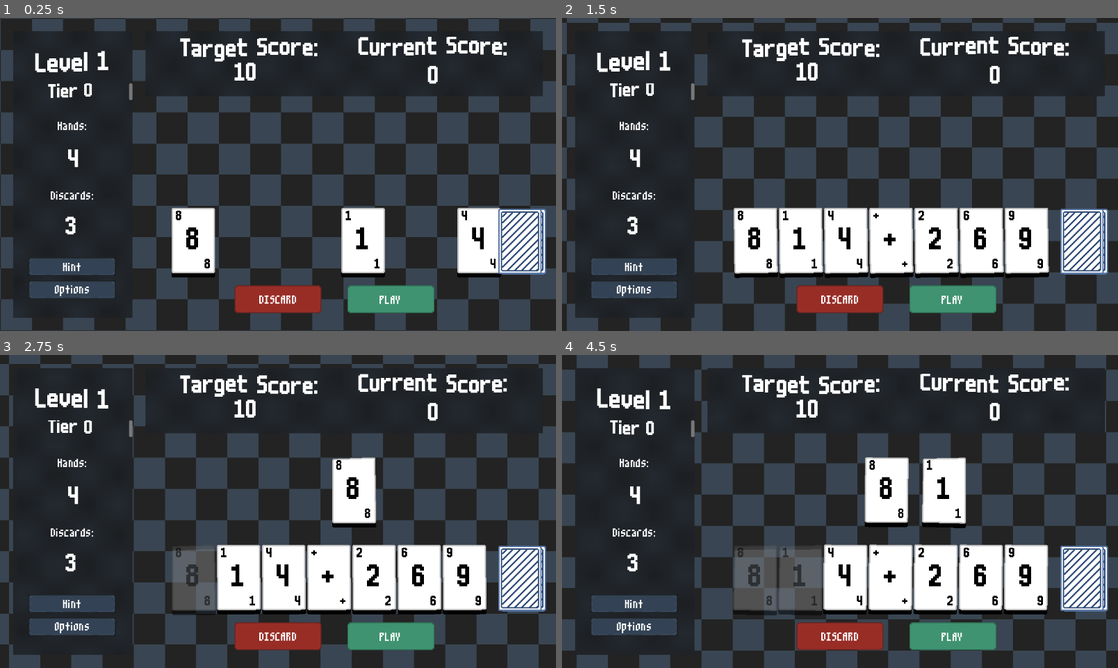
Above: before the commit, frames 1-4 (two rows, left to right).
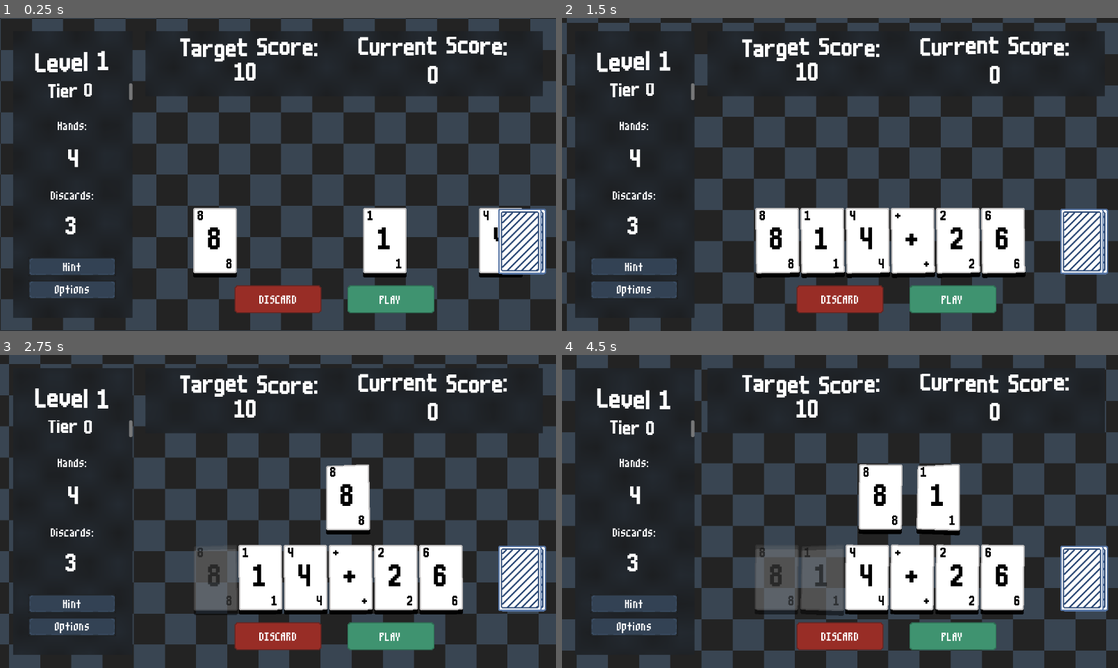
Above: after the commit, the same moments.

Repository: hd2802/stack-demon
Game: Godot game, scene res://_Scenes/LevelRunner/level_runner.tscn
The game is run twice, just before and just after one commit, with the same random seed, the same clock (stepped at 60 frames per second) and the same inputs. This scene is started directly instead of the project's main scene.
Inputs (mouse positions are in pixels of both pictures, inside the frame that each line leads up to; where the layout moved, square brackets give the same spot in the first picture):
- Up to frame 1 (0.25 s): no input
- Up to frame 2 (1.5 s): click "PLAY" at 0.5 s; click "PLAY" at 1.25 s
- Up to frame 3 (2.75 s): click (216, 577) [194, 577] at 2 s
- Up to frame 4 (4.5 s): click (756, 577) at 2.77 s; click (778, 577) at 3.52 s; click (801, 577) at 4.27 s

The runs differ from the first frame. In frame 1, 5.0% of the frame differs, in the area x 30-94%, y 60-83%; in frame 2, 5.1%; in frame 3, 6.6%; in frame 4, 7.7%, in the area x 30-88%, y 32-84%.

Commit message:
feat: add structure for special cards and modifiers

Diff:
--- /dev/null
+++ b/CustomResources/modifier.gd
@@ -0,0 +1 @@
+extends Resource
--- /dev/null
+++ b/CustomResources/special_card.gd
@@ -0,0 +1 @@
+extends Resource
--- a/_Scenes/Level/level.tscn
+++ b/_Scenes/Level/level.tscn
@@ -107,18 +107,18 @@
 [node name="Hand" type="HBoxContainer" parent="PlayArea"]
 layout_direction = 2
 layout_mode = 1
-offset_left = 60.0
+offset_left = 110.0
 offset_top = 250.0
-offset_right = 760.0
+offset_right = 710.0
 offset_bottom = 400.0
 size_flags_horizontal = 0
 
 [node name="EvaluationZone" type="HBoxContainer" parent="PlayArea"]
 layout_mode = 0
-offset_left = 229.0
-offset_top = 49.0
-offset_right = 729.0
-offset_bottom = 199.0
+offset_left = 215.0
+offset_top = 65.0
+offset_right = 715.0
+offset_bottom = 215.0
 theme_override_constants/separation = 32
 alignment = 1
 
@@ -278,6 +278,13 @@
 position = Vector2(64, 79)
 texture = ExtResource("12_rl1kb")
 
+[node name="ModifierContainer" type="VBoxContainer" parent="."]
+offset_left = 326.0
+offset_top = 195.0
+offset_right = 406.0
+offset_bottom = 515.0
+theme_override_constants/separation = 16
+
 [connection signal="scored" from="PlayArea" to="." method="_on_play_area_scored"]
 [connection signal="pressed" from="PlayCardButton" to="PlayArea" method="_on_play_card_button_pressed"]
 [connection signal="pressed" from="DiscardButton" to="PlayArea" method="_on_discard_button_pressed"]
--- a/_Scenes/Shop/shop.tscn
+++ b/_Scenes/Shop/shop.tscn
@@ -1,17 +1,31 @@
-[gd_scene load_steps=5 format=3 uid="uid://cq85swbj7uyim"]
+[gd_scene load_steps=8 format=3 uid="uid://cq85swbj7uyim"]
 
-[ext_resource type="Shader" uid="uid://dsrjx5fwwsmio" path="res://Resources/Shaders/goopy.gdshader" id="1_dehce"]
 [ext_resource type="Script" uid="uid://dsdvaq2rowt4p" path="res://_Scripts/Shop/shop.gd" id="1_lr4xu"]
 [ext_resource type="Theme" uid="uid://engys5p3iknv" path="res://Resources/Themes/label.tres" id="2_nd2u3"]
+[ext_resource type="Shader" uid="uid://btvii1n8uj1ap" path="res://Resources/Shaders/swirl.gdshader" id="2_yg0q2"]
+[ext_resource type="Shader" uid="uid://dh00vr0itc8wv" path="res://Resources/Shaders/blur.gdshader" id="3_o5jc3"]
+[ext_resource type="Theme" uid="uid://de0d88t3bbp3w" path="res://Resources/Themes/stack.tres" id="5_o5jc3"]
 
-[sub_resource type="ShaderMaterial" id="ShaderMaterial_nd2u3"]
-shader = ExtResource("1_dehce")
-shader_parameter/size = 25.0
-shader_parameter/color1 = Color(0.331019, 0.331019, 0.331019, 1)
-shader_parameter/color2 = Color(0.55279, 0.728072, 0.832564, 1)
-shader_parameter/speed = 1.0
-shader_parameter/direction_x = 1.0
-shader_parameter/direction_y = 1.0
+[sub_resource type="ShaderMaterial" id="ShaderMaterial_pgat4"]
+shader = ExtResource("2_yg0q2")
+shader_parameter/polar_coordinates = false
+shader_parameter/polar_center = Vector2(0.5, 0.5)
+shader_parameter/polar_zoom = 1.0
+shader_parameter/polar_repeat = 1.0
+shader_parameter/spin_rotation = 0.0
+shader_parameter/spin_speed = 1.0
+shader_parameter/offset = Vector2(0, 0)
+shader_parameter/colour_1 = Color(0.289925, 0.424146, 0.508344, 1)
+shader_parameter/colour_2 = Color(0.205117, 0.205117, 0.205117, 1)
+shader_parameter/colour_3 = Color(0.175168, 0.242768, 0.407085, 1)
+shader_parameter/contrast = 2.0
+shader_parameter/spin_amount = 0.36
+shader_parameter/pixel_filter = 700.0
+
+[sub_resource type="ShaderMaterial" id="ShaderMaterial_ki6lq"]
+shader = ExtResource("3_o5jc3")
+shader_parameter/lod = 4.43
+shader_parameter/mix_percentage = 0.427
 
 [node name="Shop" type="Control"]
 layout_mode = 3
@@ -23,12 +37,12 @@
 script = ExtResource("1_lr4xu")
 
 [node name="Background" type="ColorRect" parent="."]
-material = SubResource("ShaderMaterial_nd2u3")
-layout_mode = 0
+material = SubResource("ShaderMaterial_pgat4")
 offset_right = 1280.0
 offset_bottom = 720.0
 
 [node name="PlaceholderPanel" type="ColorRect" parent="."]
+material = SubResource("ShaderMaterial_ki6lq")
 layout_mode = 0
 offset_left = 100.0
 offset_top = 66.0
@@ -37,11 +51,40 @@
 
 [node name="ContinueButton" type="Button" parent="."]
 layout_mode = 0
-offset_left = 496.0
-offset_top = 284.0
-offset_right = 776.0
-offset_bottom = 402.0
+offset_left = 515.0
+offset_top = 492.0
+offset_right = 765.0
+offset_bottom = 592.0
 theme = ExtResource("2_nd2u3")
 text = "Continue"
 
+[node name="RichTextLabel" type="RichTextLabel" parent="."]
+offset_left = 4.0
+offset_top = 70.0
+offset_right = 1282.0
+offset_bottom = 214.0
+theme = ExtResource("5_o5jc3")
+theme_override_font_sizes/normal_font_size = 70
+bbcode_enabled = true
+text = "[wave amp=25 freq=1.5] Level Complete[/wave]"
+horizontal_alignment = 1
+vertical_alignment = 1
+
+[node name="Label" type="Label" parent="."]
+layout_mode = 0
+offset_left = 440.0
+offset_top = 171.0
+offset_right = 856.0
+offset_bottom = 212.0
+theme = ExtResource("2_nd2u3")
+text = "Pick a Modifier or a Special Card:"
+
+[node name="CardContainer" type="HBoxContainer" parent="."]
+offset_left = 180.0
+offset_top = 282.0
+offset_right = 610.0
+offset_bottom = 432.0
+theme_override_constants/separation = 16
+alignment = 1
+
 [connection signal="pressed" from="ContinueButton" to="." method="_on_continue_button_pressed"]
--- a/_Scripts/Level/GameLogic/play_area.gd
+++ b/_Scripts/Level/GameLogic/play_area.gd
@@ -14,7 +14,7 @@
 
 var calculator : Calculator
 
-const HAND_SIZE = 7
+const HAND_SIZE = 6
 
 signal hand_discarded()
 signal scored(sc : int)
--- a/_Scripts/Shop/shop.gd
+++ b/_Scripts/Shop/shop.gd
@@ -1,7 +1,42 @@
 extends Control
 class_name Shop
 
+var card_list : Array[StaticCard]
+var gen_cards : Array[String]
+
+var selected_card : StaticCard
+
+var card_container : HBoxContainer
+var card_one : StaticCard
+var card_two : StaticCard
+var card_three : StaticCard
+
+var CARDS = [
+	"one", "one", "one"
+]
+
 signal shop_finished()
+
+func _ready() -> void:
+	card_container = $CardContainer
+
+	generate_cards()
+
+func generate_cards() -> void:
+	CARDS.shuffle()
+	gen_cards.append(CARDS[0])
+	gen_cards.append(CARDS[1])
+	gen_cards.append(CARDS[2])
+
+	for card in gen_cards:
+		var new_card = load("res://_Scenes/Card/StaticCard/static_card.tscn").instantiate()
+		new_card.createCard(card)
+		new_card.clicked.connect(_on_card_clicked)
+		card_container.add_child(new_card)
+		card_list.append(new_card)
+
+func _on_card_clicked() -> void:
+	pass
 
 func _on_continue_button_pressed() -> void:
 	shop_finished.emit()
Not shown, added: CustomResources/modifier.gd.uid
Not shown, added: CustomResources/special_card.gd.uid
